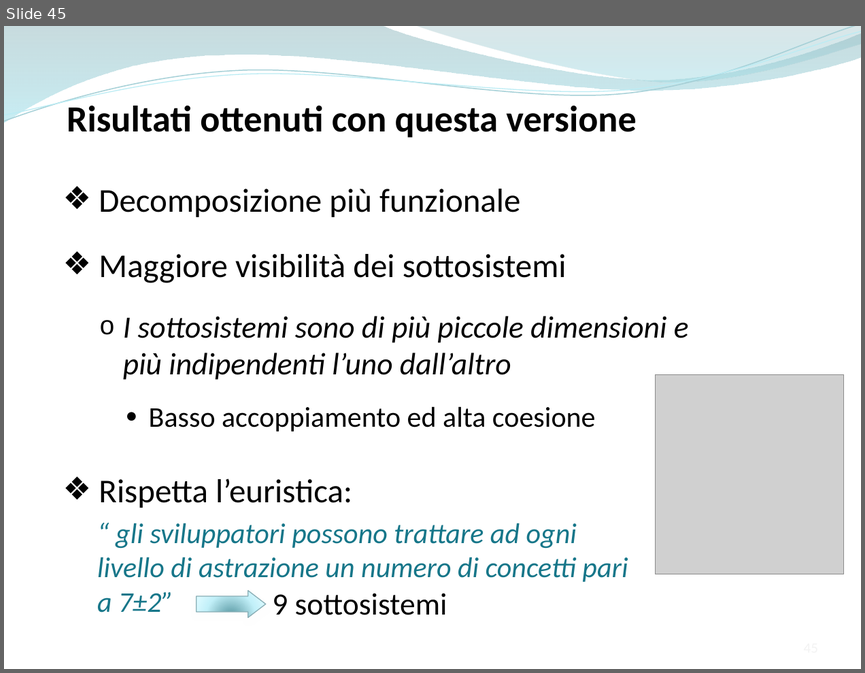
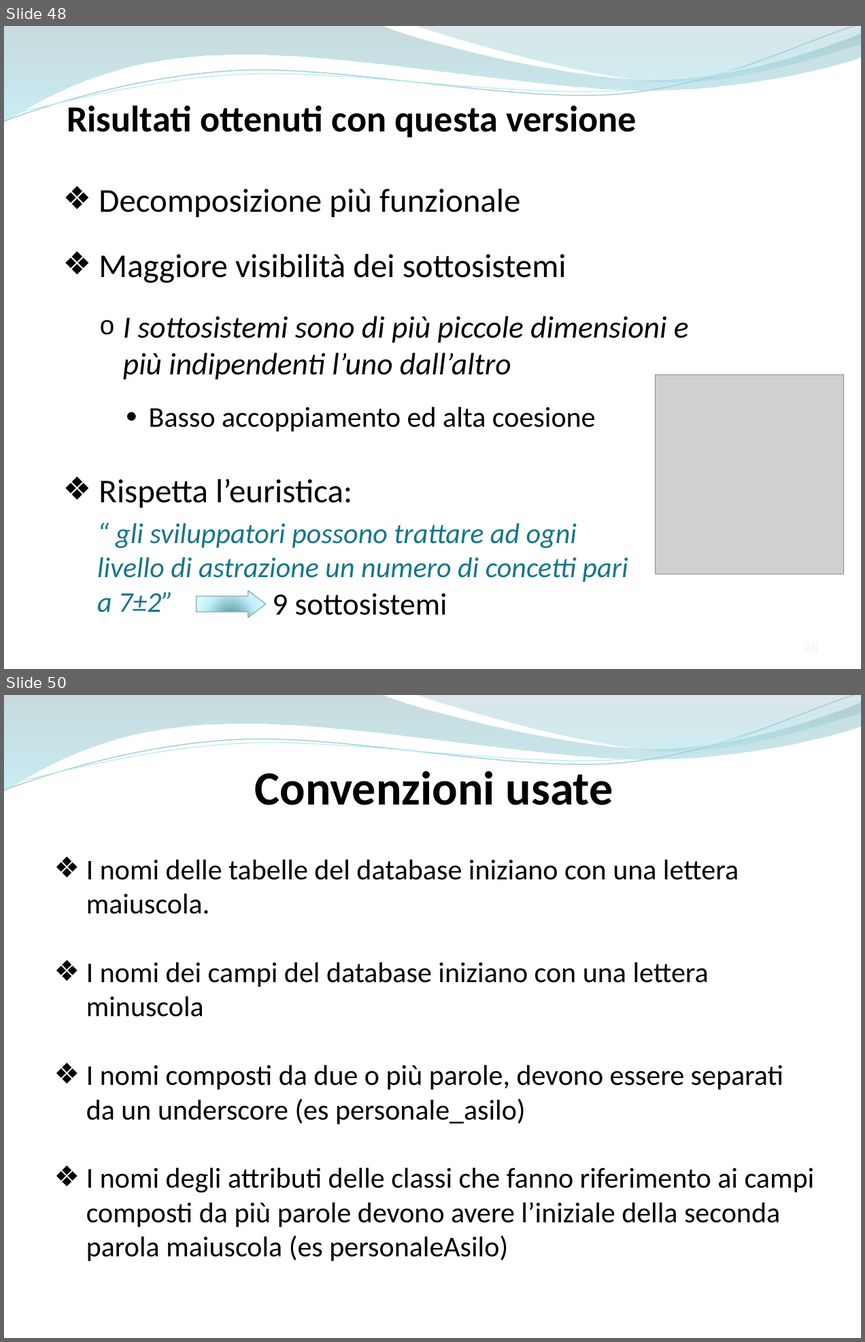
Before and after one commit to ammirate/at-silo, a slide deck: Presentazione/Atsilo2/Atsilo_M_PresentazioneFinale.pptx. Shown one above the other, each under a label of ours: slide 45 before the commit, slides 48 and 50 after it; the slides between them are not shown. The pictures are 865x673 and 865x1342 pixels, drawn with LibreOffice and Linux fonts; fonts in the diff are those of the drawing; grey boxes stand for pictures. Boxes give left, top, right and bottom in pixels: in the first picture for what was removed or moved away, otherwise in the second. Text is boxed around its words. In the diff, an @@ line names an element or a change of style, - is before the commit and + after.

```diff
--- a/Presentazione/Atsilo2/Atsilo_M_PresentazioneFinale.pptx
+++ b/Presentazione/Atsilo2/Atsilo_M_PresentazioneFinale.pptx
@@ slide 50 added at (x1=4, y1=695, x2=861, y2=1338), background #FFFFFF; not listed: 4 template elements that a slide beside it also shows @@
@@ text added at (x1=254, y1=771, x2=613, y2=805), 40 pt, text #000000, bold @@
+Convenzioni usate
@@ text added at (x1=86, y1=859, x2=815, y2=1261), 24 pt, text #000000 @@
+❖ I nomi delle tabelle del database iniziano con una lettera maiuscola.
+❖ I nomi dei campi del database iniziano con una lettera minuscola
+❖ I nomi composti da due o più parole, devono essere separati da un underscore (es personale_asilo)
+❖ I nomi degli attributi delle classi che fanno riferimento ai campi composti da più parole devono avere l’iniziale della seconda parola maiuscola (es personaleAsilo)
@@ what was slide 45 is now slide 48 @@
```
Also in this commit, not shown: 11 slides changed, 21 other slides added, 1 slide removed.
